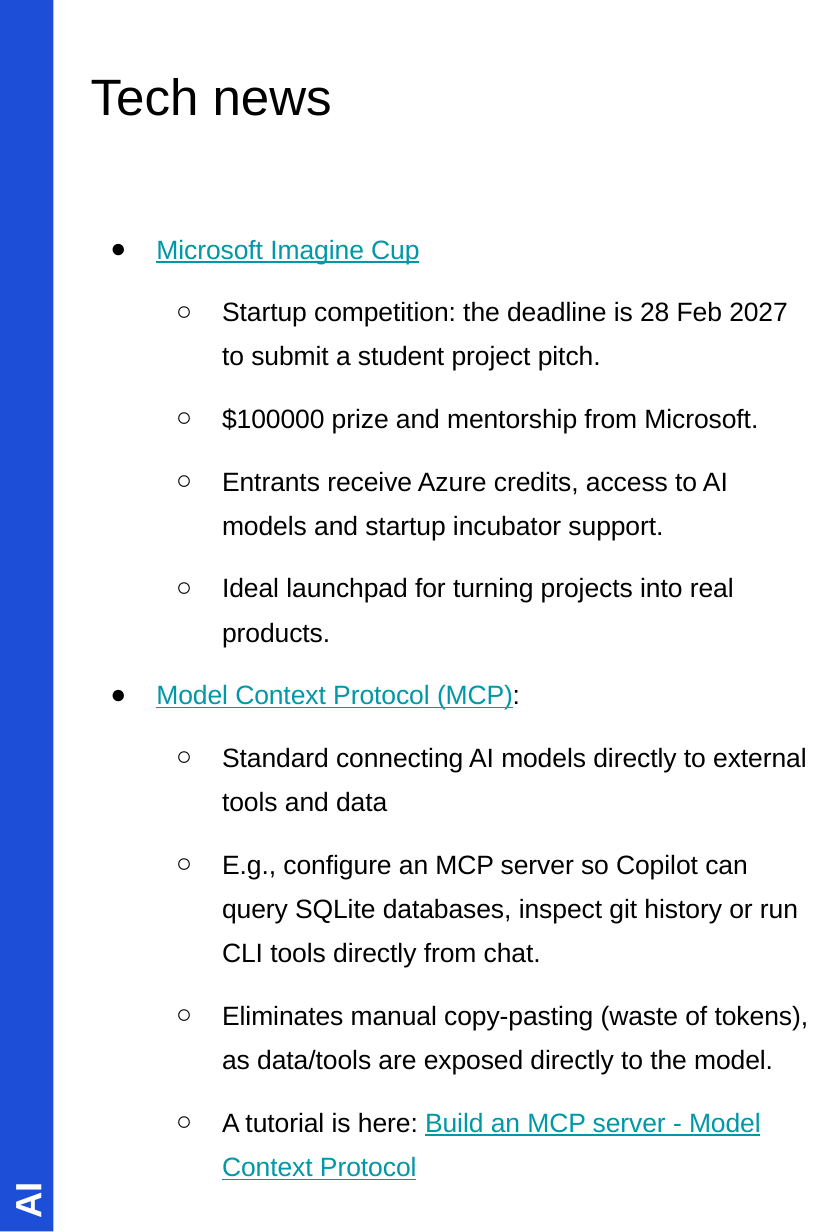
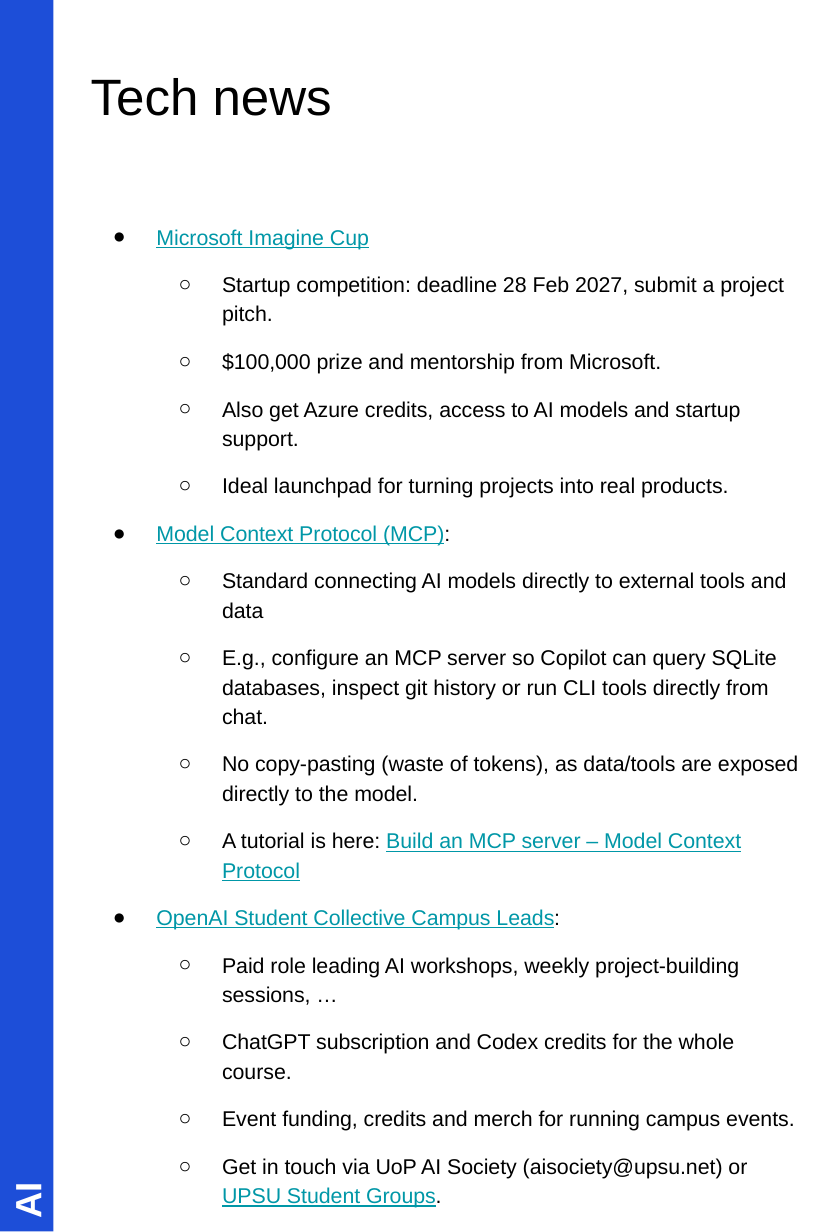
Before and after one commit to manighahrmani/sandwich_shop, a slide deck: slide 3 of finalised_lectures/lecture-8.pptx. Drawn at 821x1232 pixels with LibreOffice and Linux fonts; fonts in the diff are those of the drawing. Boxes give left, top, right and bottom in pixels: in the first picture for what was removed or moved away, otherwise in the second. Text is boxed around its words. In the diff, an @@ line names an element or a change of style, - is before the commit and + after.

Commit message:
docs(lecture-9): update lecture 9

```diff
--- a/finalised_lectures/lecture-8.pptx
+++ b/finalised_lectures/lecture-8.pptx
@@ text at [156,229,787,725]: size 14.4 to 11.6 pt in "Microsoft Imagine Cup", "Ideal launchpad for turning projects into real ...", "Model Context Protocol (MCP):", "Standard connecting AI models directly to external ..." and 1 more places; indent changed; line spacing 1.4 to 1.15 @@
@@ text at [222,276,784,451]: text changed; size 14.4 to 11.6 pt @@
-  ○ Startup competition: the deadline is 28 Feb 2027 to submit a student project pitch.
-  ○ $100000 prize and mentorship from Microsoft.
-  ○ Entrants receive Azure credits, access to AI models and startup incubator support.
+  ○ Startup competition: deadline 28 Feb 2027, submit a project pitch.
+  ○ $100,000 prize and mentorship from Microsoft.
+  ○ Also get Azure credits, access to AI models and startup support.
@@ text at [156,755,798,1208]: text changed; size 14.4 to 11.6 pt @@
-  ○ Eliminates manual copy-pasting (waste of tokens), as data/tools are exposed directly to the model.
-  ○ A tutorial is here: Build an MCP server - Model Context Protocol
+  ○ No copy-pasting (waste of tokens), as data/tools are exposed directly to the model.
+  ○ A tutorial is here: Build an MCP server – Model Context Protocol
+● OpenAI Student Collective Campus Leads:
+  ○ Paid role leading AI workshops, weekly project-building sessions, …
+  ○ ChatGPT subscription and Codex credits for the whole course.
+  ○ Event funding, credits and merch for running campus events.
+  ○ Get in touch via UoP AI Society (aisociety@upsu.net) or UPSU Student Groups.
```
